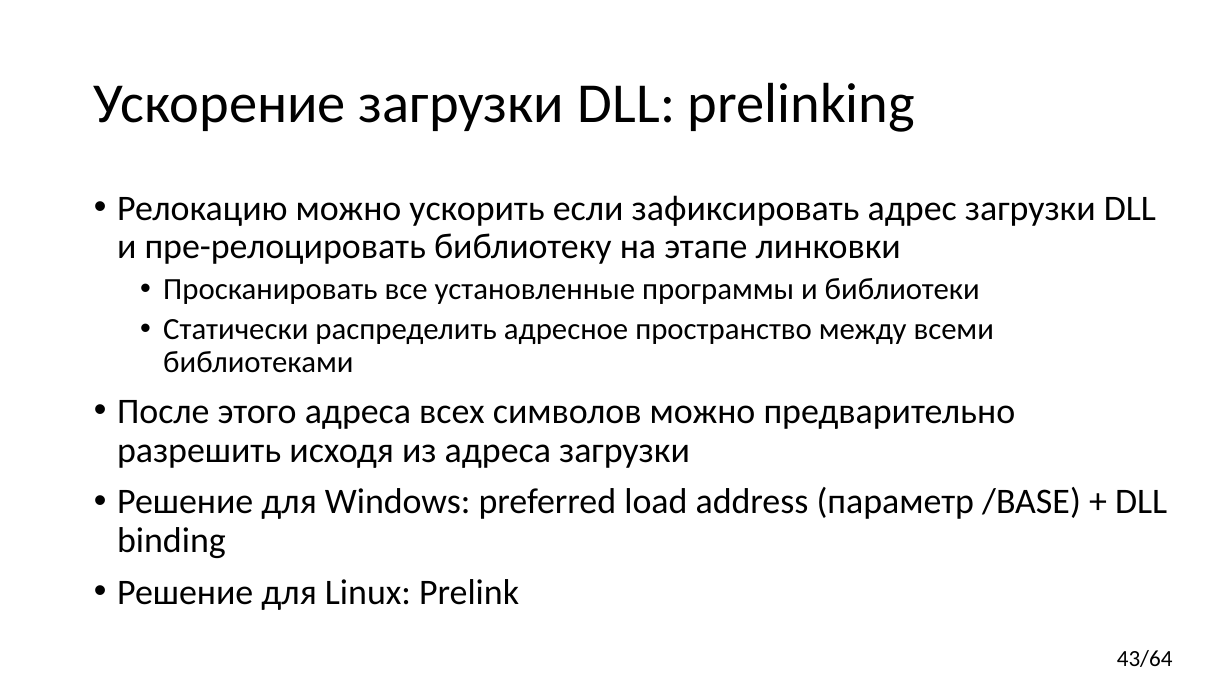
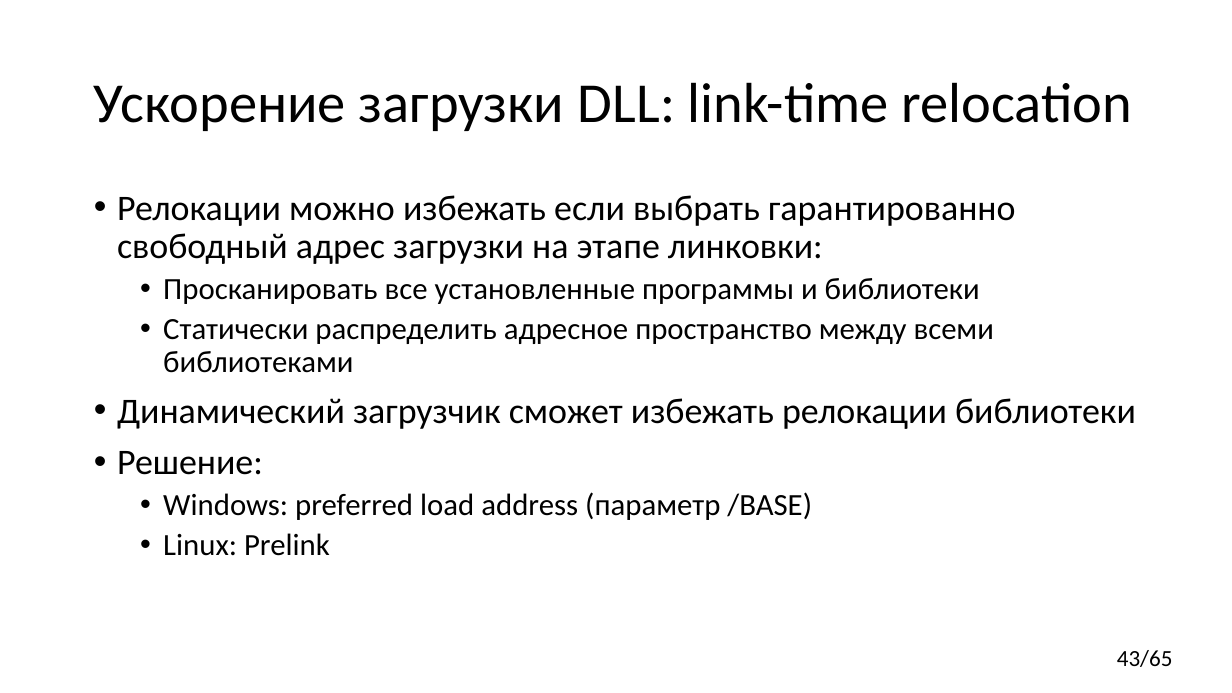
Before and after one commit to yugr/CppRussia, a slide deck: slide 43 of 2024/RU.pptx. Drawn at 1232x693 pixels with LibreOffice and Linux fonts; fonts in the diff are those of the drawing. Boxes give left, top, right and bottom in pixels: in the first picture for what was removed or moved away, otherwise in the second. Text is boxed around its words. In the diff, an @@ line names an element or a change of style, - is before the commit and + after.

Commit message:
Added slide on prelinking.

```diff
--- a/2024/RU.pptx
+++ b/2024/RU.pptx
@@ title at <box>94,82,1133,131</box>: text changed @@
-Ускорение загрузки DLL: prelinking
+Ускорение загрузки DLL: link-time relocation
@@ text at <box>117,195,1015,264</box>: text changed @@
-• Релокацию можно ускорить если зафиксировать адрес загрузки DLL и пре-релоцировать библиотеку на этапе линковки
+• Релокации можно избежать если выбрать гарантированно свободный адрес загрузки на этапе линковки:
@@ text at <box>117,398,1136,556</box>: text changed @@
-• После этого адреса всех символов можно предварительно разрешить исходя из адреса загрузки
-• Решение для Windows: preferred load address (параметр /BASE) + DLL binding
-• Решение для Linux: Prelink
+• Динамический загрузчик сможет избежать релокации библиотеки
+• Решение:
+  • Windows: preferred load address (параметр /BASE)
+  • Linux: Prelink
@@ page number at <box>1117,650,1173,667</box>: text changed @@
-43/64
+43/65
```
Also in this commit, not shown: 5 other slides changed, 1 slide added, 1 other file.
